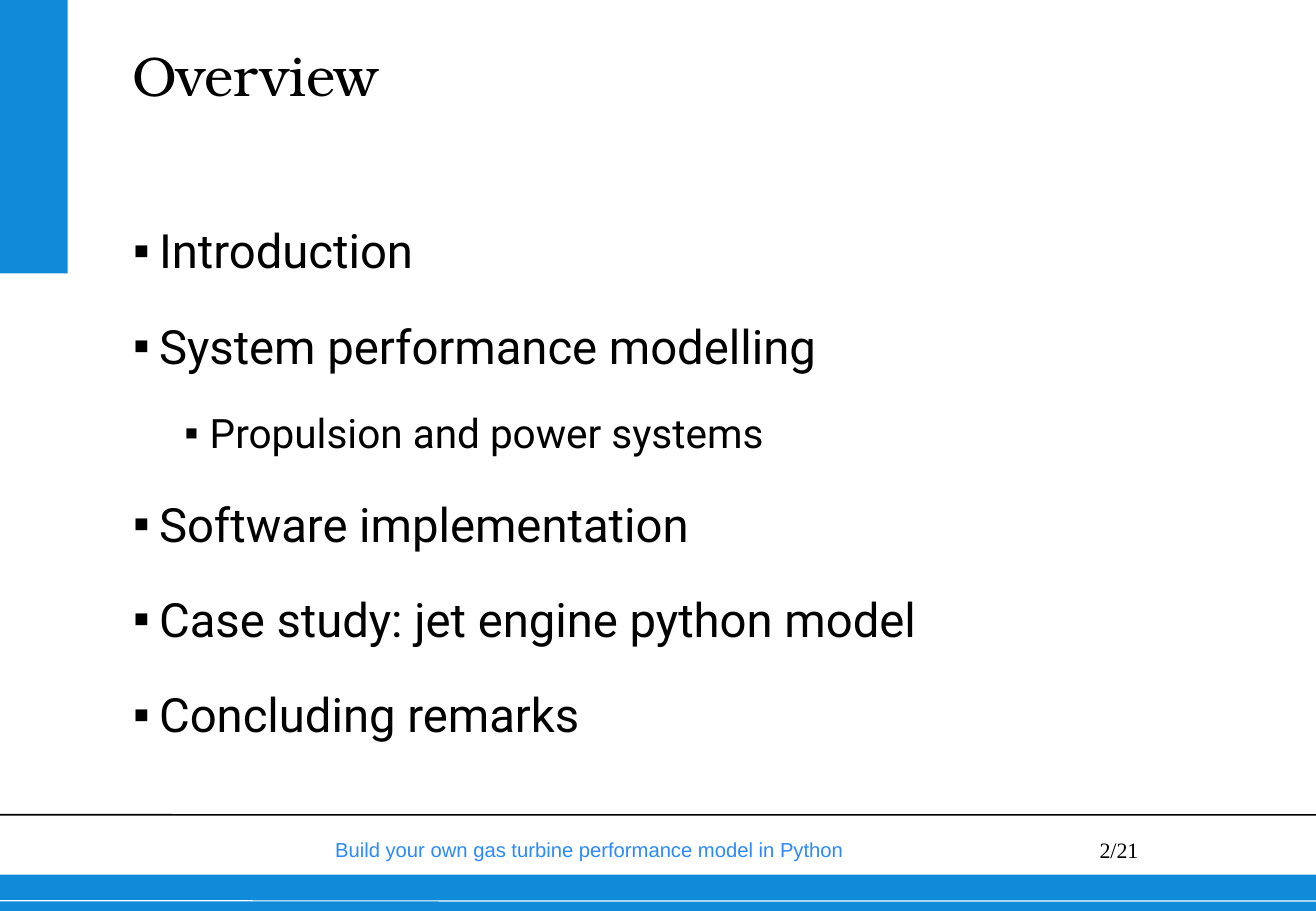
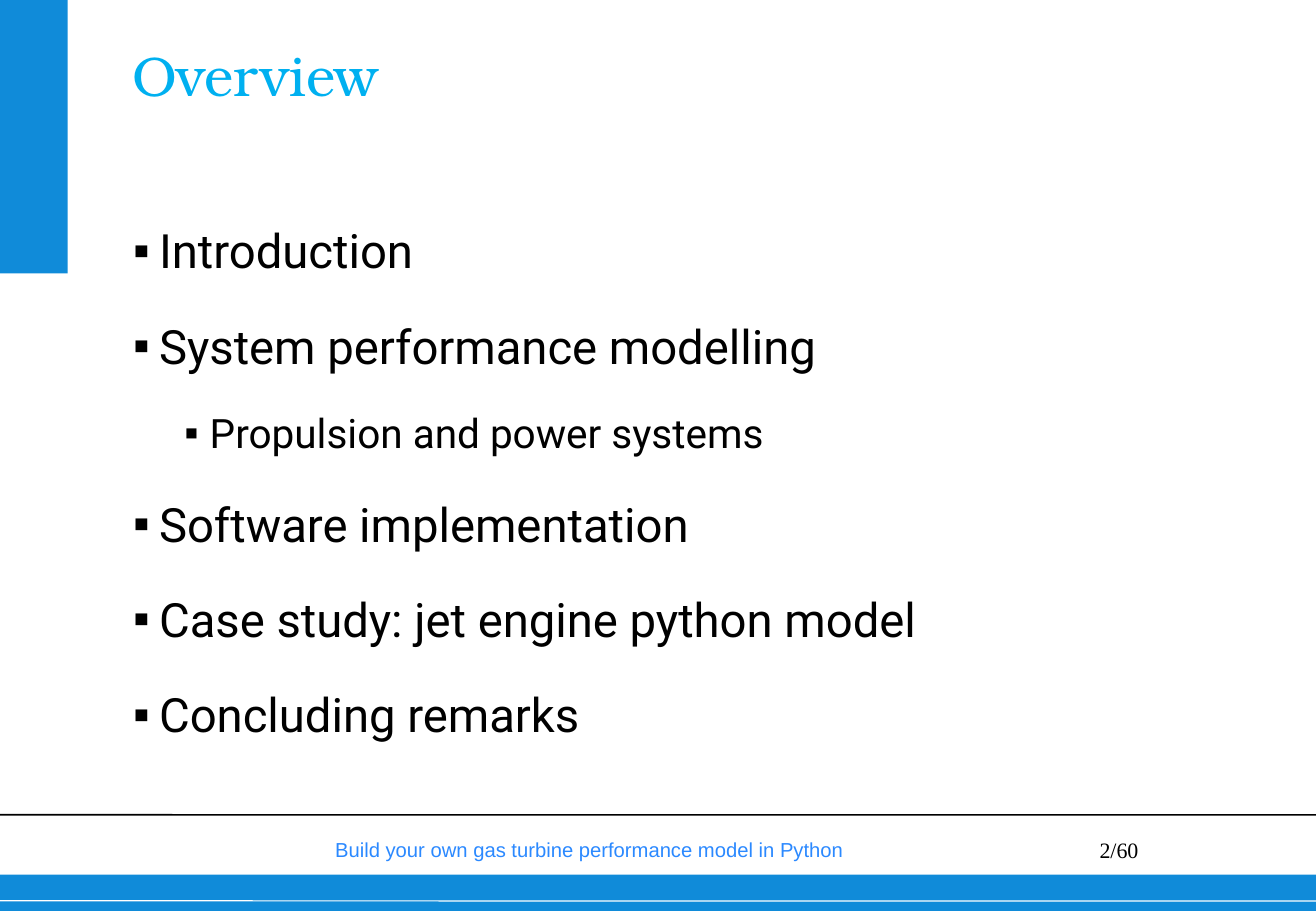
Before and after one commit to wvisser1958/GSPy, a slide deck: slide 2 of doc/Build your own gas turbine performance model from scratch.pptx. Drawn at 1316x911 pixels with LibreOffice and Linux fonts; fonts in the diff are those of the drawing; background and template pictures are left out. Boxes give left, top, right and bottom in pixels: in the first picture for what was removed or moved away, otherwise in the second. Text is boxed around its words. In the diff, an @@ line names an element or a change of style, - is before the commit and + after.

```diff
--- a/doc/Build your own gas turbine performance model from scratch.pptx
+++ b/doc/Build your own gas turbine performance model from scratch.pptx
@@ title "Overview" at [132,57,378,97]: text colour #000000 to #00B0F0 @@
@@ page number at [1100,843,1139,859]: text changed @@
-2/21
+2/60
```
Also in this commit, not shown: 11 other slides changed, 15 slides added, 29 slides removed, 2 other files.
